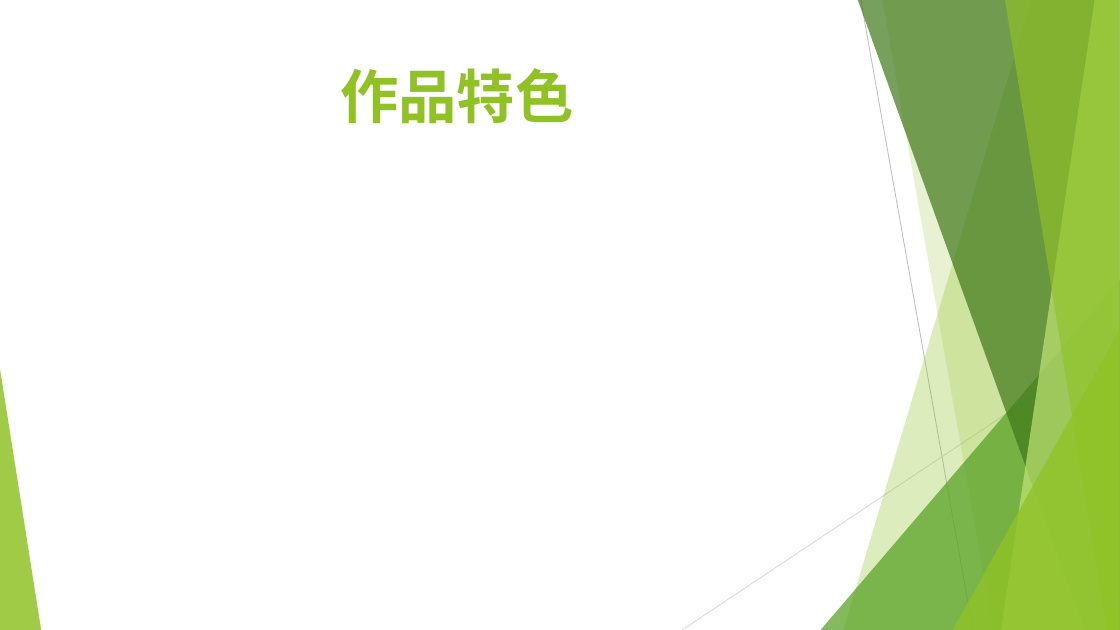
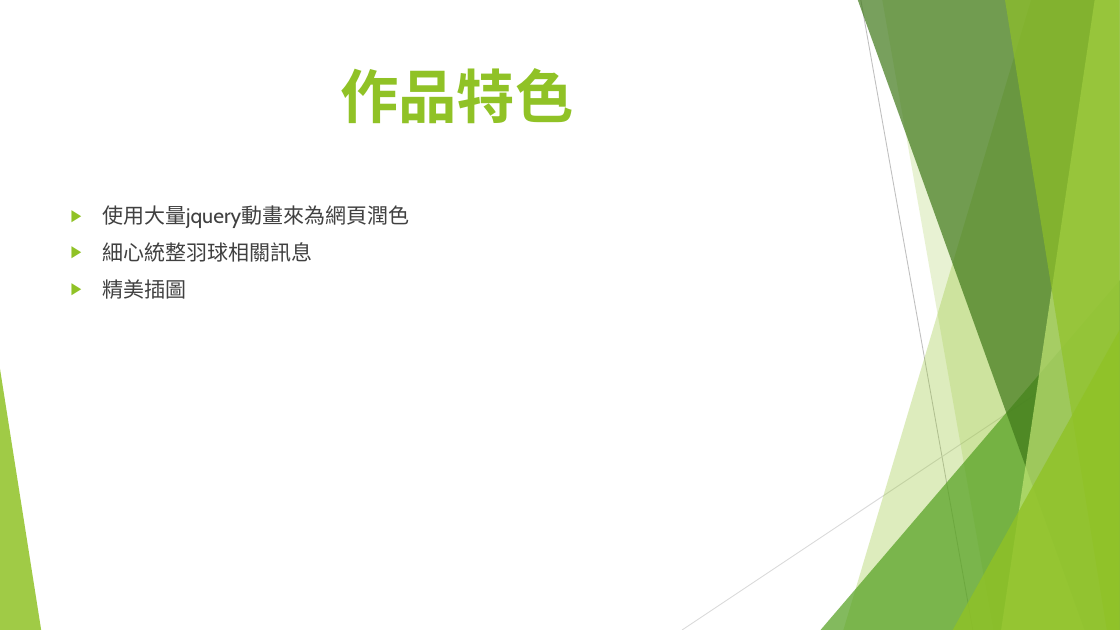
Before and after one commit to zhouharry/ntoucswebpage, a slide deck: slide 2 of report.pptx. Drawn at 1120x630 pixels with LibreOffice and Linux fonts; fonts in the diff are those of the drawing. Boxes give left, top, right and bottom in pixels: in the first picture for what was removed or moved away, otherwise in the second. Text is boxed around its words. In the diff, an @@ line names an element or a change of style, - is before the commit and + after.

```diff
--- a/report.pptx
+++ b/report.pptx
@@ text added at (x1=102, y1=205, x2=409, y2=299), 18 pt, text #404040 @@
+▶ 使用大量jquery動畫來為網頁潤色
+▶ 細心統整羽球相關訊息
+▶ 精美插圖
```
Also in this commit, not shown: 1 slide added.
